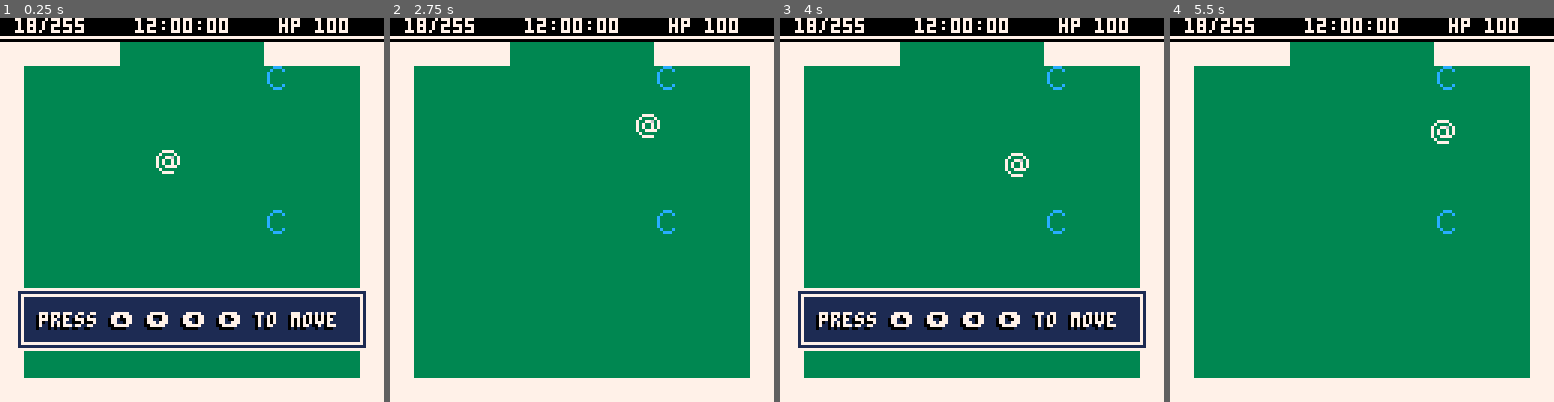
Above: before the commit, frames 1-4 (left to right).
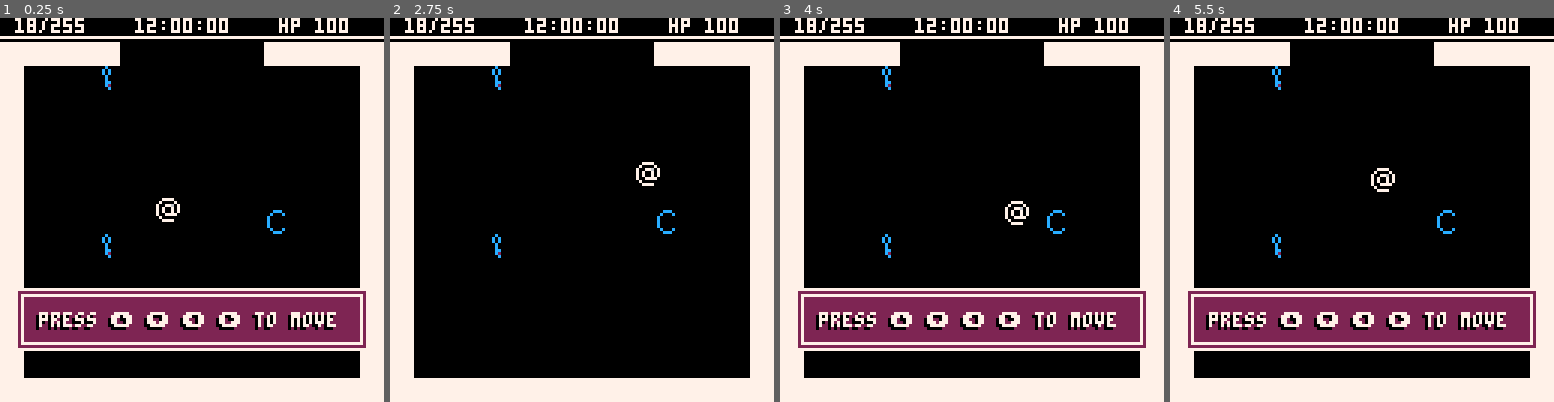
Above: after the commit, the same moments.

Repository: AlexanderClay/pico8-Projects
Game: PICO-8 cartridge hero.p8
The game is run twice, just before and just after one commit, with the same random seed, the same clock (stepped at 60 frames per second) and the same inputs.
Inputs:
- Up to frame 1 (0.25 s): no input
- Up to frame 2 (2.75 s): tap X (X key) at 0.33, 1.07, 1.85 s; hold Right 1.6-2.1 s; hold Up 2.15-2.42 s; hold Right from 2.47 s (still down)
- Up to frame 3 (4 s): tap X (X key) at 2.97 s; release Right at 3.03 s; hold Left 3.08-3.58 s; hold Down 3.63-3.97 s
- Up to frame 4 (5.5 s): hold Right 4.02-4.68 s; tap X (X key) at 4.08, 5.2 s; hold Up 4.73-5.03 s; hold Left from 5.08 s (still down)

The runs differ from the first frame. In frame 1, 69% of the frame differs, in the area x 4-96%, y 6-94%; in frame 2, 73%; in frame 3, 69%; in frame 4, 74%.

Commit message:
hero: first room

Diff:
--- a/hero.p8
+++ b/hero.p8
@@ -76,12 +76,25 @@
 
  return a
 end
-
-function copy(orig)
-	local copy={}
-	for origkey, orig_value in pairs(orig) do
-		copy[orig_key] = orig_value
-	end
+function make_item(x, y)
+ local obj=make_actor(x,y)
+ obj.tag=""
+ obj.active=true
+ obj.uw = 1 -- use-width
+ obj.uh = 1
+ obj.w=0.1
+ obj.h=0.1
+ obj.moveable = 0.2
+ obj.active=true
+ obj.update=function()
+ 	if (abs(obj.dx)+abs(obj.dy) > 0.005) then
+   sfx(40, 2)
+  end
+ end
+ add(use_actors, obj)
+ add(solid_actors, obj)
+
+ return obj
 end
 
 -- for any given point on the
@@ -410,7 +423,7 @@
  print(debugm, 15, 17, 11)
  --debug:
  --test if map has empty tiles:
- rectfill(0, 0, 127,127,3)
+ --rectfill(0, 0, 127,127,3)
 
 
  --debug: mem usuage
@@ -442,8 +455,17 @@
 
 	if (detect_use() != false) then
 
+		-- our box is made of 3 components:
+		--line1
   rect(5, 90, 122, 110, 7)
-  rectfill(6,91,121,109,1)
+  --fill
+		if(detect_use().tag=="help") then
+
+  	rectfill(6,91,121,109,2)
+		else
+  	rectfill(6,91,121,109,1)
+		end
+		--line2
   rect(7, 92, 120, 108, 7)
  	textshadow(detect_use().name, 13, 98, 7)
 
@@ -535,8 +557,9 @@
 	 sfx = 25
  }
 
- local tut=make_actor(103,50)
+ local tut=make_actor(103,52)
  tut.name="press ⬆️ ⬇️ ⬅️ ➡️ to move"
+ tut.tag="help"
  tut.uw = 3
  tut.uh = 3
  tut.update = function()
@@ -548,7 +571,7 @@
  end
  add(use_actors, tut)
 
- pl = make_actor(103,50)
+ pl = make_actor(103,52)
  pl.active=true
  pl.spr = 1
  pl.sprw = 8
@@ -573,31 +596,6 @@
  end
  add(solid_actors, pl)
 
- chase = make_actor(6,6)
- chase.active=true
- chase.spr = 64
- chase.w = 0.5
- chase.h = 0.5
- chase.sprsw = 16
- chase.sprsh = 16
- chase.sprw = 16
- chase.sprh = 16
- chase.layer = 2
- chase.cool = 5
- chase.update = function()
- 	chase.sprsw = 16 + sin(chase.t*0.05)*2
- 	chase.sprsh = 16 + sin(chase.t*0.06)*2
-
- 	if (pl.x > chase.x+0.1) then
- 		chase.gdir = 1
- 	else chase.gdir=-1 end
- 	chase.dir = lerp(chase.dir, chase.gdir, 0.5)
-
-
- 	--chase.x = move2(chase.x,pl.x,0.1)
- 	--chase.y = move2(chase.y,pl.y,0.1)
- end
-
 	setroom(0, 0)
 end
 
@@ -607,7 +605,7 @@
 	mapy=y
 
 	for tx=x*16,x*16+16 do
-	 for ty=y*16,y*16+16 do
+	 for ty=y*15,y*15+15 do
 
 	  -- eyeball monster
 	 	if(mget(tx,ty)==11) then
@@ -625,19 +623,58 @@
     	enmy1.sprsh = 8 + sin(enmy1.y)
     end
 	 	end
-
+	 	if(mget(tx,ty)==64) then
+	 		mset(tx,ty, 0)
+	 		sfx(60,0)
+ 	 	chase = make_actor(tx,ty)
+    chase.active=true
+    chase.spr = 64
+    chase.w = 0.5
+    chase.h = 0.5
+    chase.sprsw = 16
+    chase.sprsh = 16
+    chase.sprw = 16
+    chase.sprh = 16
+    chase.layer = 2
+    chase.cool = 5
+    chase.update = function()
+    	chase.sprsw = 16 + sin(chase.t*0.05)*2
+    	chase.sprsh = 16 + sin(chase.t*0.06)*2
+
+    	if (pl.x > chase.x+0.1) then
+    		chase.gdir = 1
+    	else chase.gdir=-1 end
+    	chase.dir = lerp(chase.dir, chase.gdir, 0.5)
+
+
+    	--chase.x = move2(chase.x,pl.x,0.1)
+    	--chase.y = move2(chase.y,pl.y,0.1)
+    end
+	 	end
+	 	-- key1
+
+	 	if(mget(tx,ty)==52) then
+	 		mset(tx,ty, 0)
+    local k1=make_item(tx+0.5,ty+0.5)
+    k1.name=" press 'e' to pickup key"
+    k1.spr = 52
+    k1.use = function()
+    	paused=true
+    	sfx(10,1)
+    	del(actor, k1)
+    	del(use_actors, k1)
+   	 del(solid_actors, k1)
+   	 k1=nil
+    	msg1="you picked up the cyan\nkey.\n\nnow, hurry back!"
+    	msg2=""
+    end
+	 	end
 	 	-- gun1
 	 	if(mget(tx,ty)==21) then
 	 		mset(tx,ty, 0)
-    local g1=make_actor(tx+0.5,ty+0.5)
+    local g1=make_item(tx+0.5,ty+0.5)
     g1.name="press 'e' to pickup pistol"
-    g1.uw = 1 -- use-width
-    g1.uh = 1
-    g1.w=0.1
-    g1.h=0.1
-    g1.moveable = 0.2
     g1.spr = 21
-    g1.active=true
     g1.use = function()
     	paused=true
     	sfx(10,1)
@@ -649,26 +686,13 @@
     	msg1="you found a pistol left\nfrom a previous police op."
     	msg2=" press a and d to shoot"
     end
-    g1.update=function()
-    	if (abs(g1.dx)+abs(g1.dy) > 0.005) then
-      sfx(40, 2)
-     end
-    end
-    add(use_actors, g1)
-    add(solid_actors, g1)
 	 	end
 	 	-- gun2
 	 	if(mget(tx,ty)==22) then
 	 		mset(tx,ty, 0)
-    local g1=make_actor(tx+0.5,ty+0.5)
+    local g1=make_item(tx+0.5,ty+0.5)
     g1.name="press 'e' to pickup rifle"
-    g1.uw = 1 -- use-width
-    g1.uh = 1
-    g1.w=0.1
-    g1.h=0.1
-    g1.moveable = 0.2
     g1.spr = 22
-    g1.active=true
     g1.use = function()
     	paused=true
     	del(actor, g1)
@@ -680,26 +704,14 @@
     	msg1="you got a 1935 rilfe\ninfused with\nteleportation magic."
     	msg2=""
     end
-    g1.update=function()
-     g1.spr=23+(sin(g1.t*0.04))
-    	if (abs(g1.dx)+abs(g1.dy) > 0.005) then
-      sfx(40, 2)
-     end
-    end
-    add(use_actors, g1)
-    add(solid_actors, g1)
 	 	end
 
 	 	--car
 	 	if(mget(tx,ty)==56) then
 	 		mset(tx,ty, 0)
-    local car=make_actor(tx+0.5,ty+0.5)
+    local car=make_item(tx+0.5,ty+0.5)
     car.name="  press 'e' to use car"
-    car.uw = 1
-    car.moveable = 0.2
-    car.uh = 1
     car.spr = 56
-    car.active=true
     car.use=function()
     	paused=true
     	msg1="\n\nit's too late to turn\nback now."
@@ -707,13 +719,6 @@
     	sfx(1,1)
 
     end
-    car.update=function()
-    	if (abs(car.dx)+abs(car.dy) > 0.005) then
-      sfx(40, 2)
-     end
-    end
-    add(use_actors, car)
-    add(solid_actors, car)
 	 	end
 	 end
 	end
@@ -744,14 +749,14 @@
 00000000008008000777777000000000008008007008800770000007008000000000000000000000000000000000000000000000070070000077000088008800
 00000000008880000070070000000000000880007700007777000077000888000000000000000000000000000000000000000000000000000000000000000800
 00000000000000000000000000000000000000000777777007777770000000000000000000000000000000000000000000000000000000000000000000000000
-0000e00001100000000000000000000000000000000000000000000000000000000ccc0000000000002222000000000000000000000000000000000000000000
-000ee0001881000000000000000000000000000000000000000000000000000000c000c000000000020000200000000000000000000000000000000000000000
-ee0e0000188100000000000000000000000000000000000000000000000000000c0000000000000020022a020000000000000000000000000000000000000000
-0ee0ee00011000000000000000000000000000000000000000000000000000000c00000000000000202002020000000000000000000000000000000000000000
-000e0ee0000000000000000000000000000000000000000000000000000000000c00000000000000202002020000000000000000000000000000000000000000
-00ee0000000000000000000000000000000000000000000000000000000000000c00000000000000200222200000000000000000000000000000000000000000
-00e000000000000000000000000000000000000000000000000000000000000000c000c000000000020000000000000000000000000000000000000000000000
-0000000000000000000000000000000000000000000000000000000000000000000ccc0000000000002222000000000000000000000000000000000000000000
+0000e000011000000000000000000000000c0000000a00000000000000000000000ccc0000000000002222000000000000000000000000000000000000000000
+000ee0001881000000c00c000030030000c0c00000a0a000000000000000000000c000c000000000020000200000000000000000000000000000000000000000
+ee0e0000188100000cccccc00333333000c0c00000a0a00000000000000000000c0000000000000020022a020000000000000000000000000000000000000000
+0ee0ee000110000000c00c0000300300000c0000000a000000000000000000000c00000000000000202002020000000000000000000000000000000000000000
+000e0ee00000000000c00c0000300300000c0000000a000000000000000000000c00000000000000202002020000000000000000000000000000000000000000
+00ee0000000000000cccccc003333330000cc000000aa00000000000000000000c00000000000000200222200000000000000000000000000000000000000000
+00e000000000000000c00c0000300300000c2000000a9000000000000000000000c000c000000000020000000000000000000000000000000000000000000000
+000000000000000000000000000000000000c0000000a0000000000000000000000ccc0000000000002222000000000000000000000000000000000000000000
 00000777777000000000000000000000000000000000000000000000000000000000000000000000000000000000000000000000000000000cccccc000000000
 000777777777700000000000000000000000000000000000000000000000000000000000000000000000000000000000000000000000000cccccccccc0000000
 0077777777887700000000000000000000000000000000000000000000000000000000000000000000000000000000000000000000000000cccccccccc000000
@@ -789,19 +794,19 @@
 20000000000000000000000000000020200000000000000000000000000000202000000000000000000000000000002020000000000000000000000000000020
 20000000000000000000000000000020200000000000000000000000000000202000000000000000000000000000002020000000000000000000000000000020
 20000000000000000000000000000020200000000000000000000000000000202000000000000000000000000000002020000000000000000000000000000020
-20000000000000000000000000000020200000000000000000000000000000202000000000000000000000000000002020000000000000000000000000000020
+20000000000000000000000000000020200000000000000000000000000000202000000000300000000030000000002020000000000000000000000000000020
 20000000000000000000008300000020200000000000000000000083000000202000000000000000000000830000002020000000000000000000008300000020
-20000000000000000000008300000020200000000000000000000083000000202000000000000000000000000000002020000000000000000000008300000020
-20000000000000000000000000000020200000000000000000000000000000202000000000000000000000000000002020000000000000000000000000000020
-20000000000000000000000000000020200000000000000000000000000000202000000000000000000000000000002020000000000000000000000000000020
-20000000000000000000000000000020200000000000000000000000000000202000000000000000000000000000002020000000000000000000000000000020
-20000000000000000000000000000020200000000000000000000000000000202000000000000000000000000000002020000000000000000000000000000020
-20000000000000000000000000000020200000000000000000000000000000202000000000000000000000000000002020000000000000000000000000000020
-20000000000000000000000000000020200000000000000000000000000000202000000000000000000000000000002020000000000000000000000000000020
-20000000000000000000000000000020200000000000000000000000000000202000000000000000000000000000002020000000000000000000000000000020
-20000000000000000000000000000020200000000000000000000000000000202000000000000000000000000000002020000000000000000000000000000020
-20000000000000000000000000000020200000000000000000000000000000202000000000000000000000000000002020000000000000000000000000000020
-20000000000000000000000000000020200000000000000000000000000000202000000000000000000000000000002020000000000000000000000000000020
+20000000000000000000008300000020200000000000000000000083000000202000000000003000003000000000002020000000000000000000000000000020
+20000000000000000000000000000020200000000000000000000000000000202000000000000000000000000000002020000000000000000000000000000020
+20000000000000000000000000000020200000000000000000000000000000002300000000000030300000000000000000000000000000000000000000000020
+20000000000000000000000000000020200000000000000000000000000000202000000000000000000000000000002020000000000000000000000000000020
+20000000000000000000000000000020200000000000000000000000000000002300000000000000000000000000000000000000000000000000000000000020
+20000000000000000000000000000020200000000000000000000000000000202000000000000000000000000000002020000000000000000000000000000020
+20000000000000000000000000000020200000000000000000000000000000202000000000000000000000000000002020000000000000000000000000000020
+20000000000000000000000000000020200000000000000000000000000000202000000000000000000000000000002020000000000000000000000000000020
+20000000000000000000000000000020200000000000000000000000000000202000000000300000000030000000002020000000000000430000000004000020
+20000000000000000000000000000020200000000000000000000000000000202000000000000000000000000000002020000000000000000000000000000020
+20000000000000000000000000000020200000000000000000000000000000202000000000003030303000000000002020000000000000000000000000000020
 20000000000000000000000000000020200000000000000000000000000000202000000000000000000000000000002020000000000000000000000000000020
 20000000000000000000000000000020200000000000000000000000000000202000000000000000000000000000002020000000000000000000000000000020
 20000000000000000000000000000020200000000000000000000000000000202000000000000000000000000000002020000000000000000000000000000020
@@ -813,7 +818,7 @@
 20202020200000000000002020202020202020202000000000000020202020202020202020000000000000202020202020202020200000000000002020202020
 20202020200000000000002020202020202020202000000000000020202020202020202020000000000000202020202020202020200000000000002020202020
 20000000000000000000000000000020200000000000000000000000000000202000000000000000000000000000002020000000000000000000000000000020
-20000000000000000000000000000020200000000000000000000000000000202000000000000000000000830000002020000000000000000000000000000020
+20000000000000000000000000000020200000000000000000000000000000202000000043000000000000000000002020000000000000000000000000000020
 20000000000000000000000000000020200000000000000000000000000000202000000000000000000000000000002020000000000000000000000000000020
 20000000000000000000000000000020200000000000000000000000000000202000000000000000000000000000002020000000000000000000000000000020
 20000000000000000000000000000020200000000000000000000000000000202000000000000000000000000000002020000000000000000000000000000020
@@ -827,7 +832,7 @@
 20000000000000000000000000000020200000000000000000000000000000202000000000000000000000000000002020000000000000000000000000000020
 20000000000000000000000000000020200000000000000000000000000000202000000000000000000000830000002020000000000000000000000000000020
 20000000000000000000000000000020200000000000000000000000000000202000000000000000000000000000002020000000000000000000000000000020
-20000000000000000000000000000020200000000000000000000000000000202000000000000000000000000000002020000000000000000000000000000020
+20000000000000000000000000000020200000000000000000000000000000202000000043000000000000000000002020000000000000000000000000000020
 20000000000000000000000000000020200000000000000000000000000000202000000000000000000000000000002020000000000000000000000000000020
 20000000000000000000000000000020200000000000000000000000000000202000000000000000000000000000002020000000000000000000000000000020
 20000000000000000000000000000020200000000000000000000000000000202000000000000000000000000000002020000000000000000000000000000020
@@ -971,7 +976,7 @@
 
 
 __gff__
-0000020200000000000000000000000000000000000000000000000000000000000002000000000000000000000000000000000000000000000000000000000000000000000000000000000000000000000000000000000000000000000000000000000000000000000000000000000000000000000000000000000000000000
+0000020200000000000000000000000000000000000000000000000000000000000002000000000000000000000000000000020200000000000000000000000000000000000000000000000000000000000000000000000000000000000000000000000000000000000000000000000000000000000000000000000000000000
 0000000000000000000000000000000000000000000000000000000000000000000000000000000000000000000000000000000000000000000000000000000000000000000000000000000000000000000000000000000000000000000000000000000000000000000000000000000000000000000000000000000000000000
 __map__
 0000000000000000000000000000000002020202020000000000000202020202020202020200000000000002020202020202020202000000000000020202020202020202020000000000000202020202020202020200000000000002020202020202020202000000000000020202020202020202020000000000000202020202
@@ -1003,136 +1008,136 @@
 0200000000000000000000000000000202000000000000000000000000000002020000000000000000000000000000020200000000000000000000000000000202000000000000000000000000000002020000000000000000000000000000020200000000000000000000000000000202000000000000000000000000000002
 0200000000000000000000000000000202000000000000000000000000000002020000000000000000000000000000020200000000000000000000000000000202000000000000000000000000000002020000000000000000000000000000020200000000000000000000000000000202000000000000000000000000000002
 0200000000000000000000000000000202000000000000000000000000000002020000000000000000000000000000020200000000000000000000000000000202000000000000000000000000000002020000000000000000000000000000020200000000000000000000000000000202000000000000000000000000000002
-0202020202020202020202020202020202020202020202020202020202020202020202020202020202020202020202020202020202020202020202020202020202020202020202020202020202020202020202020202020202020202020202020202020002020303030302020202020202020202020202020202020202020202
-0202020202000000000000020202020202020202020000000000000202020202020202020200000000000002020202020202020202000000000000020202020202020202020000000000000202020202020202020200000000000002020202020202020002020303030302020202020202020202020000000000000202020202
-0200000000000000000000000000000202000000000000000000000000000002020000000000000000000000000000020200000000000000000000000000000202000000000000000000000000000002020000000000000000000000000000020200000000000000000000000000000202000000000000000000000000000002
-…(130 lines of a section not shown)…
+0202020202020202020202020202020202020202020202020202020202020202020202020202020202020202020202020202020202020202020202020202020202020202020202020202020202020202020202020202020202020202020202020202020202020000000002020202020202020202020202020202020202020202
+0202020202000000000000020202020202020202020000000000000202020202020202020200000000000002020202020202020202000000000000020202020202020202020000000000000202020202020202020200000000000002020202020202020202023333333302020202020202020202020202020202020202020202
+0200000000000000000000000000000202000000000000000000000000000002020000000000000000000000000000020200000000000000000000000000000202000000000000000000000000000002020000000000000000000000000000020200000000000000000000000000000202000000000000000000000000000002
+…(130 lines of a section not shown)…
Not shown, changed: the sound effects (__sfx__) section of hero.p8
